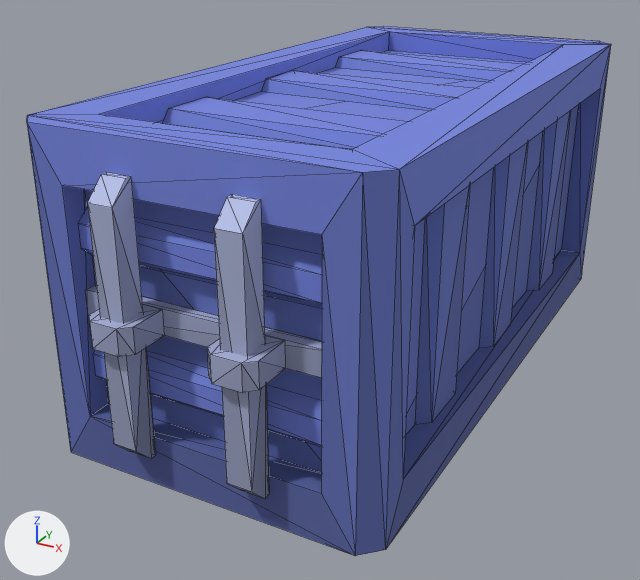
An edit to the glTF model client/public/models/props/container_b.glb, drawn before and after from the same camera.
One viewpoint serves both versions: a 50 mm lens placed at (0.439, -0.933, 0.528), pointed at (-0.04, -0.062, 0.093). The axes (+X, +Y, +Z) are drawn at lower left. The lights are the same throughout. The first picture is the older version. Mesh edges are drawn as thin lines. Vertices at exactly the same position are counted once.

Objects in the first picture: 'container_b'.
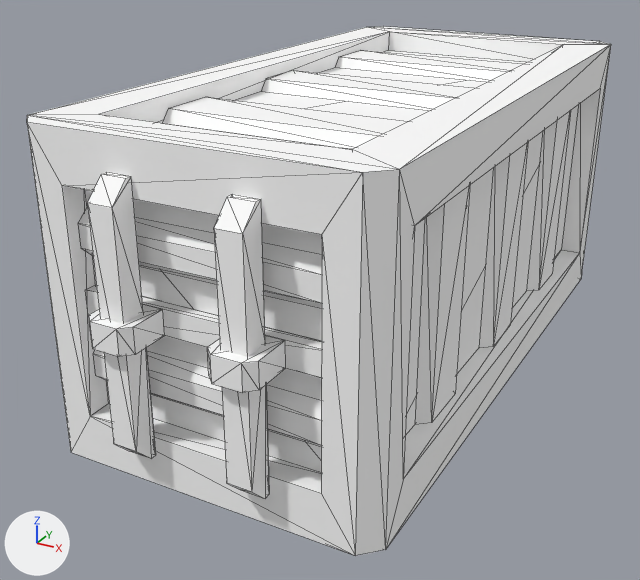
Changed parts and their boxes [x1, y1, x2, y2] in the pictures (640 x 580 px):
part 1 of me_container_b, recoloured (blue to white)
    both: [27, 26, 611, 549]
part 2 of me_container_b, recoloured (greyish blue to white)
    both: [71, 110, 581, 556]

Patch to the scene script:
```diff
--- a/client/public/models/props/container_b.glb.py
+++ b/client/public/models/props/container_b.glb.py
@@ me_container_b @@
 me_container_b.from_pydata(...)  # 306 vertices, 402 faces; spans x -0.186..0.186, y -0.411..0.411, z 0.0..0.348
 # used by ob_container_b; location = (0.0, 0.0, 0.0)
+# me_container_b part 1: 240 faces centred in x -0.186..0.186, y -0.4..0.4, z 0.076..0.348 are repainted in the vertex colours; the middle colour goes from blue #7786d9 to white #ffffff
+# me_container_b part 2: 162 faces centred in x -0.186..0.186, y -0.411..0.411, z 0.0..0.179 are repainted in the vertex colours; the middle colour goes from greyish blue #8d93b1 to white #ffffff
 me_container_b.materials.append(mat_material_0)
```
